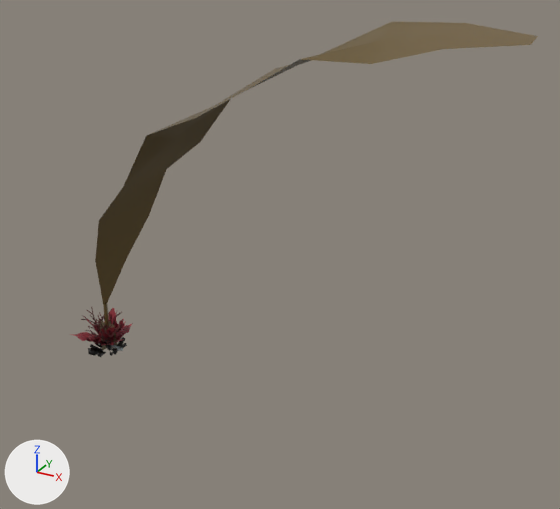
Before and after pictures for a commit that changed the glTF model public/local/scenes/munitions/vegetation.glb.
Before and after are seen from a camera (50 mm lens) standing at (1.215, -1.304, 1.011) and looking at (0.458, 0.072, 0.323). The axes (+X, +Y, +Z) are drawn at lower left. The lights are the same throughout. The first picture is the older version.

Objects in the first picture: 'VEG_MusselBed_01_WEB', 'VEG_MusselBed_02_WEB', 'VEG_SugarKelp_01_WEB' and 8 more.
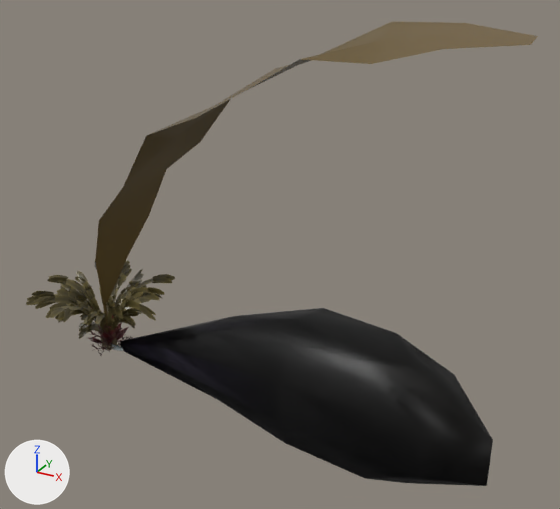
Pixel boxes [x1, y1, x2, y2] of what changed, in the pictures (560 x 509 px):
'VEG_Mussel_02_WEB', added: after [120, 308, 493, 486]
'VEG_Mussel_01_WEB', added: after [122, 329, 493, 486]
'VEG_Bladderwrack_03_WEB', added (brown): after [26, 261, 175, 349]
'VEG_Bladderwrack_02_WEB', added (brown): after [32, 271, 142, 349]
'VEG_Bladderwrack_01_WEB', added: after [75, 288, 151, 347]
'VEG_MusselBed_02_WEB', deleted: before [88, 337, 125, 357]
'VEG_Mussel_03_WEB', added: after [123, 316, 233, 341]
'VEG_MusselBed_01_WEB', deleted: before [97, 340, 127, 355]

Diff of the bpy script that builds the scene:
```diff
--- a/public/local/scenes/munitions/vegetation.glb.py
+++ b/public/local/scenes/munitions/vegetation.glb.py
@@ mat_mat_veg_mussel_03_web @@
+mat_mat_veg_mussel_03_web = bpy.data.materials.new('MAT_VEG_Mussel_03_WEB')
+mat_mat_veg_mussel_03_web.use_nodes = True; mat_mat_veg_mussel_03_web.node_tree.nodes.clear()
+_N = mat_mat_veg_mussel_03_web.node_tree.nodes; _L = mat_mat_veg_mussel_03_web.node_tree.links
+n0 = _N.new('ShaderNodeBsdfPrincipled'); n0.name = 'Principled BSDF'
+n0.inputs[2].default_value = 0.45  # 'Roughness'
+n1 = _N.new('ShaderNodeOutputMaterial'); n1.name = 'Material Output'
+n2 = _N.new('ShaderNodeVertexColor'); n2.name = 'Color Attribute'
+_L.new(n0.outputs[0], n1.inputs[0])  # 'BSDF' to 'Surface'
+_L.new(n2.outputs[0], n0.inputs[0])  # 'Color' to 'Base Color'
@@ mat_mat_veg_mussel_02_web @@
+mat_mat_veg_mussel_02_web = bpy.data.materials.new('MAT_VEG_Mussel_02_WEB')
+mat_mat_veg_mussel_02_web.use_nodes = True; mat_mat_veg_mussel_02_web.node_tree.nodes.clear()
+_N = mat_mat_veg_mussel_02_web.node_tree.nodes; _L = mat_mat_veg_mussel_02_web.node_tree.links
+n0 = _N.new('ShaderNodeBsdfPrincipled'); n0.name = 'Principled BSDF'
+n0.inputs[2].default_value = 0.45  # 'Roughness'
+n1 = _N.new('ShaderNodeOutputMaterial'); n1.name = 'Material Output'
+n2 = _N.new('ShaderNodeVertexColor'); n2.name = 'Color Attribute'
+_L.new(n0.outputs[0], n1.inputs[0])  # 'BSDF' to 'Surface'
+_L.new(n2.outputs[0], n0.inputs[0])  # 'Color' to 'Base Color'
@@ mat_mat_veg_mussel_01_web @@
+mat_mat_veg_mussel_01_web = bpy.data.materials.new('MAT_VEG_Mussel_01_WEB')
+mat_mat_veg_mussel_01_web.use_nodes = True; mat_mat_veg_mussel_01_web.node_tree.nodes.clear()
+_N = mat_mat_veg_mussel_01_web.node_tree.nodes; _L = mat_mat_veg_mussel_01_web.node_tree.links
+n0 = _N.new('ShaderNodeBsdfPrincipled'); n0.name = 'Principled BSDF'
+n0.inputs[2].default_value = 0.45  # 'Roughness'
+n1 = _N.new('ShaderNodeOutputMaterial'); n1.name = 'Material Output'
+n2 = _N.new('ShaderNodeVertexColor'); n2.name = 'Color Attribute'
+_L.new(n0.outputs[0], n1.inputs[0])  # 'BSDF' to 'Surface'
+_L.new(n2.outputs[0], n0.inputs[0])  # 'Color' to 'Base Color'
@@ mat_mat_veg_bladderwrack_03_web @@
+mat_mat_veg_bladderwrack_03_web = bpy.data.materials.new('MAT_VEG_Bladderwrack_03_Web')
+mat_mat_veg_bladderwrack_03_web.use_nodes = True; mat_mat_veg_bladderwrack_03_web.node_tree.nodes.clear()
+_N = mat_mat_veg_bladderwrack_03_web.node_tree.nodes; _L = mat_mat_veg_bladderwrack_03_web.node_tree.links
+n0 = _N.new('ShaderNodeBsdfPrincipled'); n0.name = 'Principled BSDF'
+n0.inputs[2].default_value = 0.35  # 'Roughness'
+n1 = _N.new('ShaderNodeOutputMaterial'); n1.name = 'Material Output'
+n2 = _N.new('ShaderNodeVertexColor'); n2.name = 'Color Attribute'
+_L.new(n0.outputs[0], n1.inputs[0])  # 'BSDF' to 'Surface'
+_L.new(n2.outputs[0], n0.inputs[0])  # 'Color' to 'Base Color'
@@ mat_mat_veg_bladderwrack_02_web @@
+mat_mat_veg_bladderwrack_02_web = bpy.data.materials.new('MAT_VEG_Bladderwrack_02_Web')
+mat_mat_veg_bladderwrack_02_web.use_nodes = True; mat_mat_veg_bladderwrack_02_web.node_tree.nodes.clear()
+_N = mat_mat_veg_bladderwrack_02_web.node_tree.nodes; _L = mat_mat_veg_bladderwrack_02_web.node_tree.links
+n0 = _N.new('ShaderNodeBsdfPrincipled'); n0.name = 'Principled BSDF'
+n0.inputs[2].default_value = 0.35  # 'Roughness'
+n1 = _N.new('ShaderNodeOutputMaterial'); n1.name = 'Material Output'
+n2 = _N.new('ShaderNodeVertexColor'); n2.name = 'Color Attribute'
+_L.new(n0.outputs[0], n1.inputs[0])  # 'BSDF' to 'Surface'
+_L.new(n2.outputs[0], n0.inputs[0])  # 'Color' to 'Base Color'
@@ mat_mat_veg_bladderwrack_01_web @@
+mat_mat_veg_bladderwrack_01_web = bpy.data.materials.new('MAT_VEG_Bladderwrack_01_Web')
+mat_mat_veg_bladderwrack_01_web.use_nodes = True; mat_mat_veg_bladderwrack_01_web.node_tree.nodes.clear()
+_N = mat_mat_veg_bladderwrack_01_web.node_tree.nodes; _L = mat_mat_veg_bladderwrack_01_web.node_tree.links
+n0 = _N.new('ShaderNodeBsdfPrincipled'); n0.name = 'Principled BSDF'
+n0.inputs[2].default_value = 0.35  # 'Roughness'
+n1 = _N.new('ShaderNodeOutputMaterial'); n1.name = 'Material Output'
+n2 = _N.new('ShaderNodeVertexColor'); n2.name = 'Color Attribute'
+_L.new(n0.outputs[0], n1.inputs[0])  # 'BSDF' to 'Surface'
+_L.new(n2.outputs[0], n0.inputs[0])  # 'Color' to 'Base Color'
@@ ob_veg_musselbed_01_web @@
-ob_veg_musselbed_01_web = bpy.data.objects.new('VEG_MusselBed_01_WEB', me_veg_musselbed_01_web)
@@ ob_veg_musselbed_02_web @@
-ob_veg_musselbed_02_web = bpy.data.objects.new('VEG_MusselBed_02_WEB', me_veg_musselbed_02_web)
@@ ob_veg_mussel_03_web @@
+ob_veg_mussel_03_web = bpy.data.objects.new('VEG_Mussel_03_WEB', me_veg_mussel_03_web)  # 34 vertices, 64 faces; spans x 0.024..0.976, y -0.038..0.295, z -0.169..0.169
+ob_veg_mussel_03_web.location = (0.0, 0.0, 0.0)
@@ ob_veg_mussel_02_web @@
+ob_veg_mussel_02_web = bpy.data.objects.new('VEG_Mussel_02_WEB', me_veg_mussel_02_web)  # 34 vertices, 64 faces; spans x 0.024..0.976, y -0.038..0.295, z -0.169..0.169
+ob_veg_mussel_02_web.location = (0.0, 0.0, 0.0)
@@ ob_veg_mussel_01_web @@
+ob_veg_mussel_01_web = bpy.data.objects.new('VEG_Mussel_01_WEB', me_veg_mussel_01_web)  # 34 vertices, 64 faces; spans x 0.024..0.976, y -0.038..0.295, z -0.169..0.169
+ob_veg_mussel_01_web.location = (0.0, 0.0, 0.0)
@@ ob_veg_bladderwrack_03_web @@
+ob_veg_bladderwrack_03_web = bpy.data.objects.new('VEG_Bladderwrack_03_WEB', me_veg_bladderwrack_03_web)  # 1130 vertices, 1260 faces; spans x -0.141..0.204, y -0.193..0.158, z -0.006..0.218
+ob_veg_bladderwrack_03_web.location = (0.0, 0.0, 0.0)
@@ ob_veg_bladderwrack_02_web @@
+ob_veg_bladderwrack_02_web = bpy.data.objects.new('VEG_Bladderwrack_02_WEB', me_veg_bladderwrack_02_web)  # 936 vertices, 1056 faces; spans x -0.159..0.124, y -0.168..0.141, z -0.006..0.187
+ob_veg_bladderwrack_02_web.location = (0.0, 0.0, 0.0)
@@ ob_veg_bladderwrack_01_web @@
+ob_veg_bladderwrack_01_web = bpy.data.objects.new('VEG_Bladderwrack_01_WEB', me_veg_bladderwrack_01_web)  # 904 vertices, 1008 faces; spans x -0.1..0.108, y -0.108..0.119, z -0.006..0.142
+ob_veg_bladderwrack_01_web.location = (0.0, 0.0, 0.0)
```
